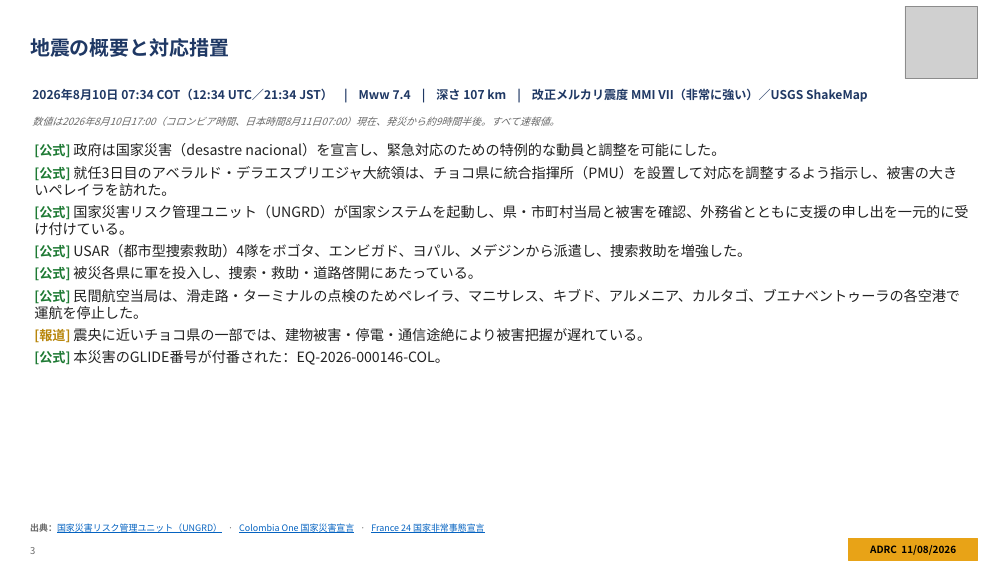
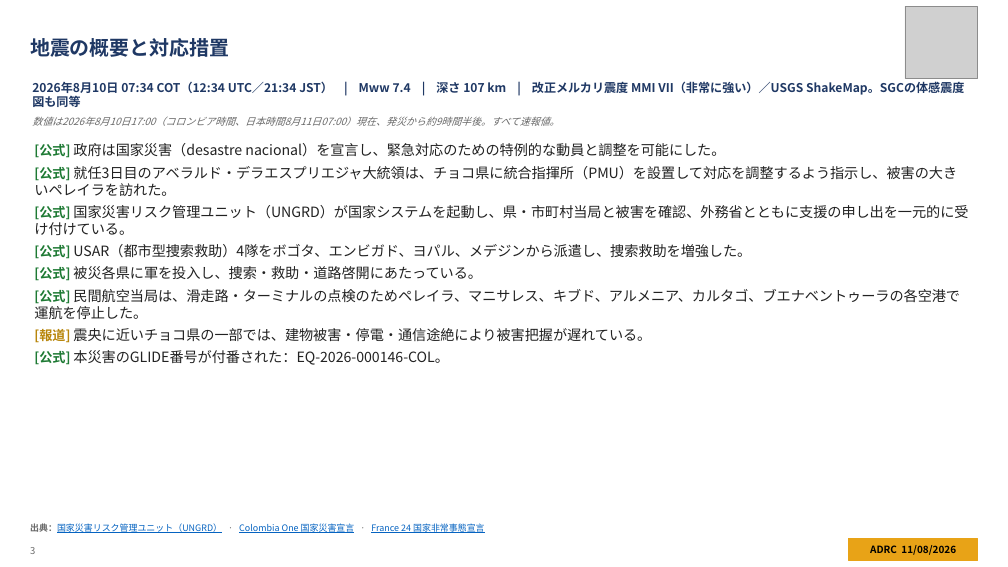
Before and after one commit to kochobi-max/whatsmap, a slide deck: slide 3 of reports/colombia_eq_20260810/output/ADRC_EQ_COL_Choco_20260810_JA.pptx. Drawn at 1008x567 pixels with LibreOffice and Linux fonts; fonts in the diff are those of the drawing; grey boxes stand for pictures. Boxes give left, top, right and bottom in pixels: in the first picture for what was removed or moved away, otherwise in the second. Text is boxed around its words. In the diff, an @@ line names an element or a change of style, - is before the commit and + after.

```diff
--- a/reports/colombia_eq_20260810/output/ADRC_EQ_COL_Choco_20260810_JA.pptx
+++ b/reports/colombia_eq_20260810/output/ADRC_EQ_COL_Choco_20260810_JA.pptx
@@ text at [32,81,964,95]: text changed @@
-2026年8月10日 07:34 COT（12:34 UTC／21:34 JST） | Mww 7.4 | 深さ 107 km | 改正メルカリ震度 MMI VII（非常に強い）／USGS ShakeMap
+2026年8月10日 07:34 COT（12:34 UTC／21:34 JST） | Mww 7.4 | 深さ 107 km | 改正メルカリ震度 MMI VII（非常に強い）／USGS ShakeMap。SGCの体感震度図も同等
```
Also in this commit, not shown: 17 other slides changed, 1 slide added, 11 other files.
